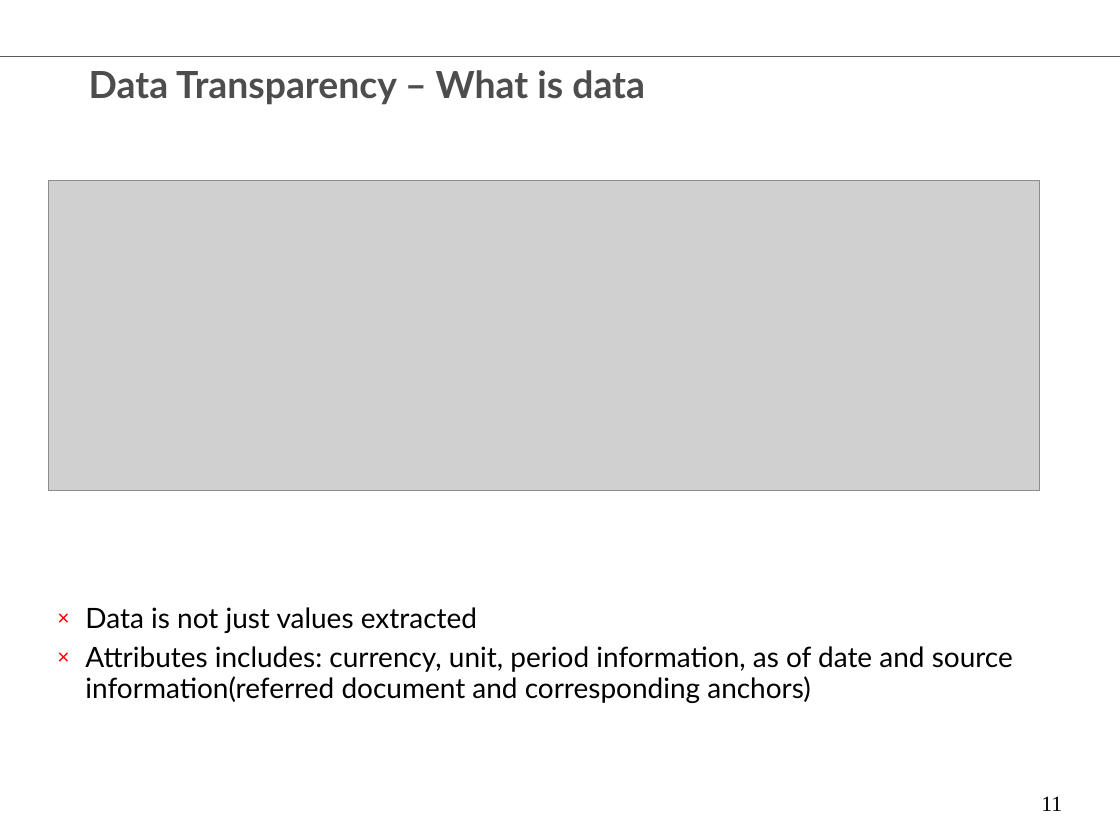
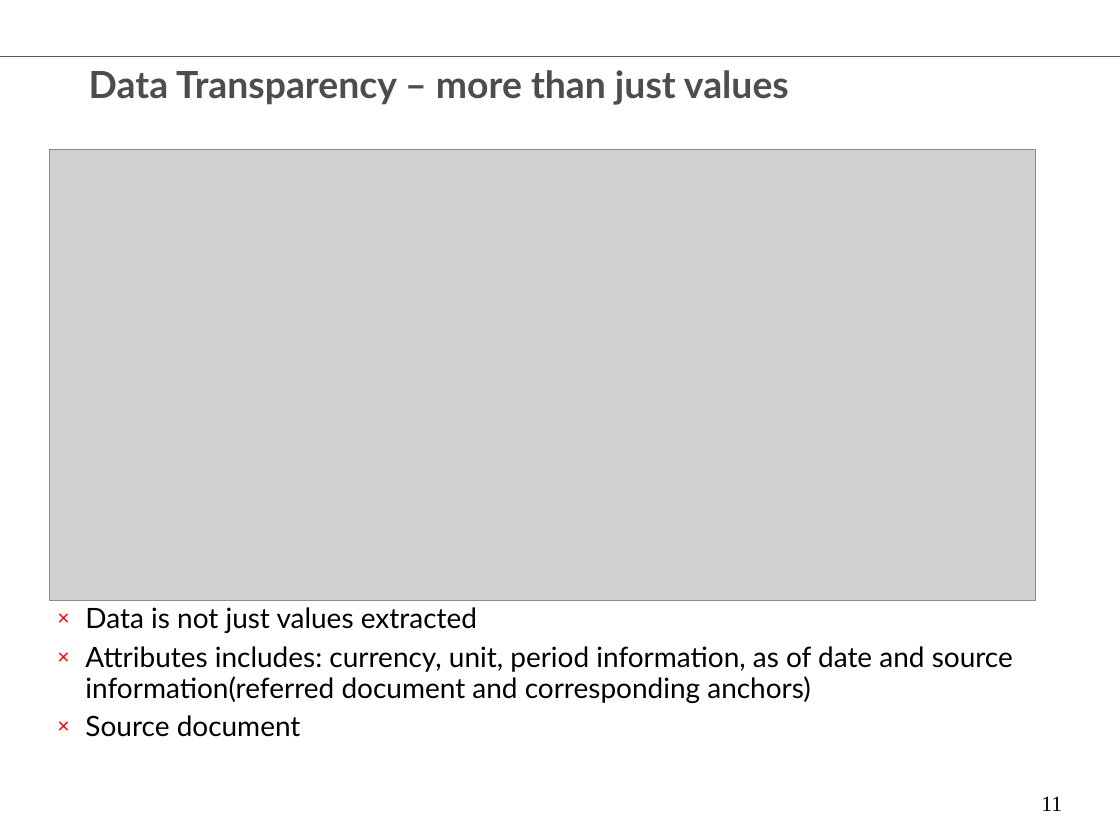
Before and after one commit to chenglx/myenv, a slide deck: slide 11 of Equity Data Technology Vision.ppt. Drawn at 1120x840 pixels with LibreOffice and Linux fonts; fonts in the diff are those of the drawing; grey boxes stand for pictures; background and template pictures are left out. Boxes give left, top, right and bottom in pixels: in the first picture for what was removed or moved away, otherwise in the second. Text is boxed around its words. In the diff, an @@ line names an element or a change of style, - is before the commit and + after.

```diff
--- a/Equity Data Technology Vision.ppt
+++ b/Equity Data Technology Vision.ppt
@@ title at [89,70,789,105]: text changed @@
-Data Transparency – What is data
+Data Transparency – more than just values
@@ picture: place and size @@
-picture at [48,180,1039,491]
+picture at [49,149,1036,600]
@@ text at [85,715,301,737]: paragraph added @@
+× Source document
```
Also in this commit, not shown: 8 other slides changed, 1 slide removed, 2 other files.
